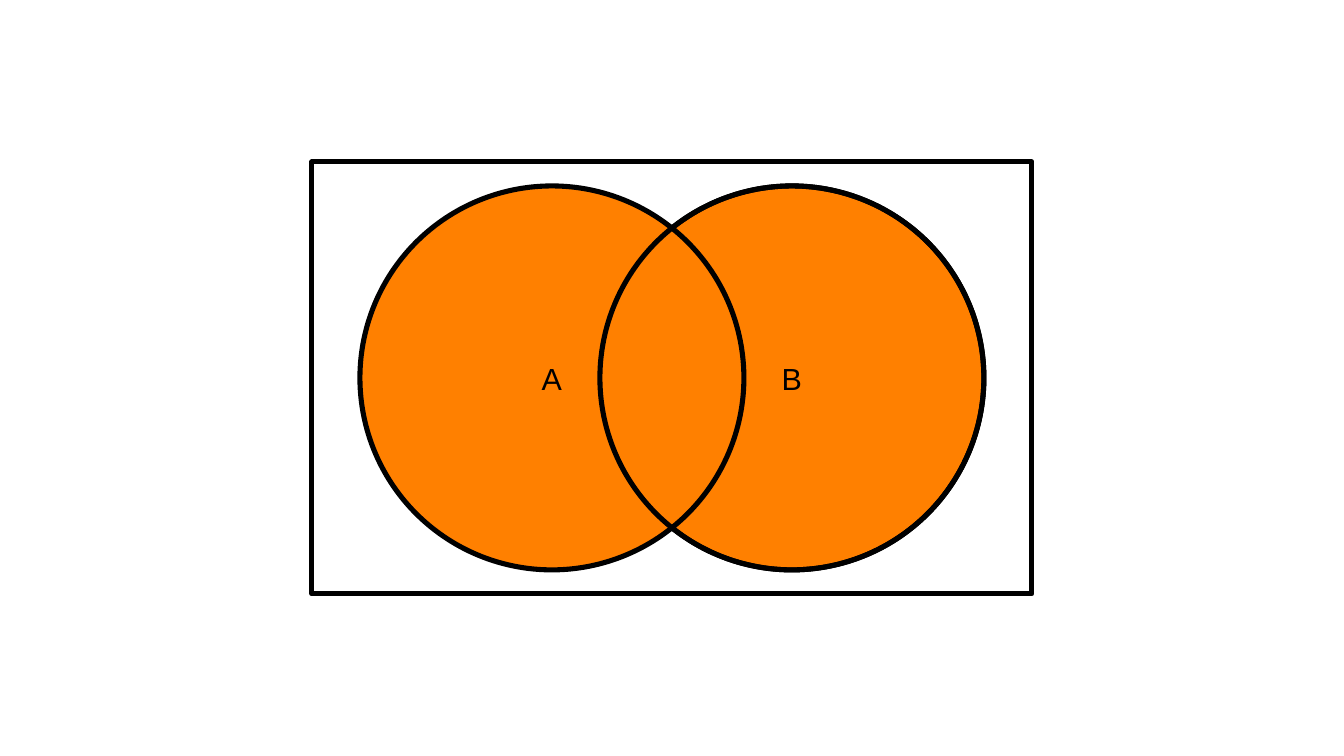
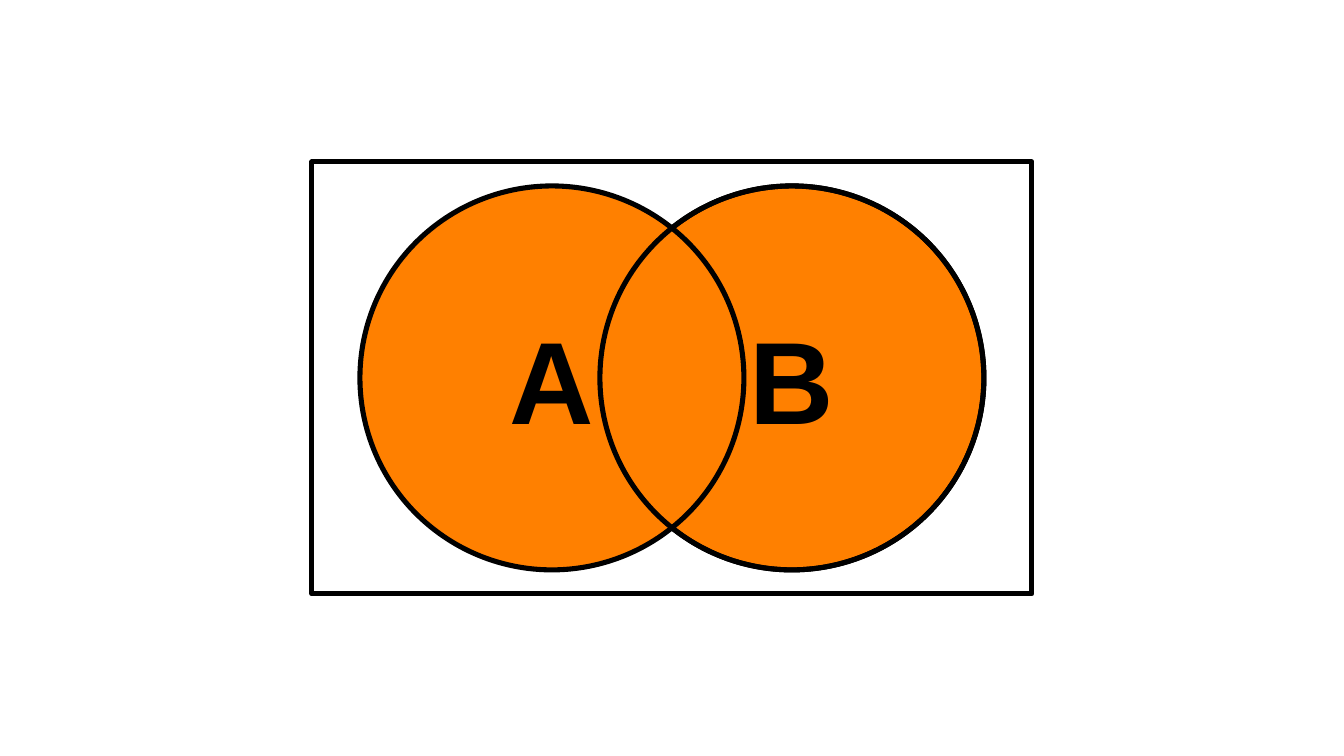
Before and after one commit to oneleo/golang-cht, a slide deck: slide 14 of images/images.odp (slide 13 before the commit). Drawn at 1344x756 pixels with LibreOffice and Linux fonts; fonts in the diff are those of the drawing. Boxes give left, top, right and bottom in pixels: in the first picture for what was removed or moved away, otherwise in the second. Text is boxed around its words. In the diff, an @@ line names an element or a change of style, - is before the commit and + after.

```diff
--- a/images/images.odp
+++ b/images/images.odp
@@ ellipse "A" at [360, 187, 744, 571]: size 18 to 69 pt, bold on @@
@@ ellipse "B" at [600, 187, 984, 571]: size 18 to 69 pt, bold on @@
```
Also in this commit, not shown: 5 other slides changed, 1 slide added.
